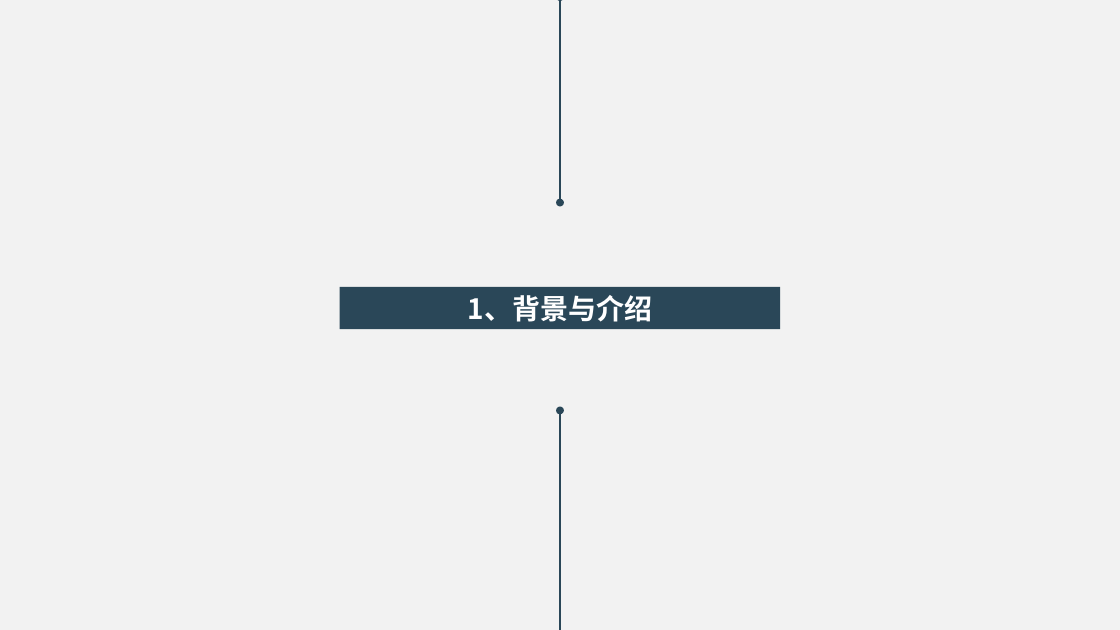
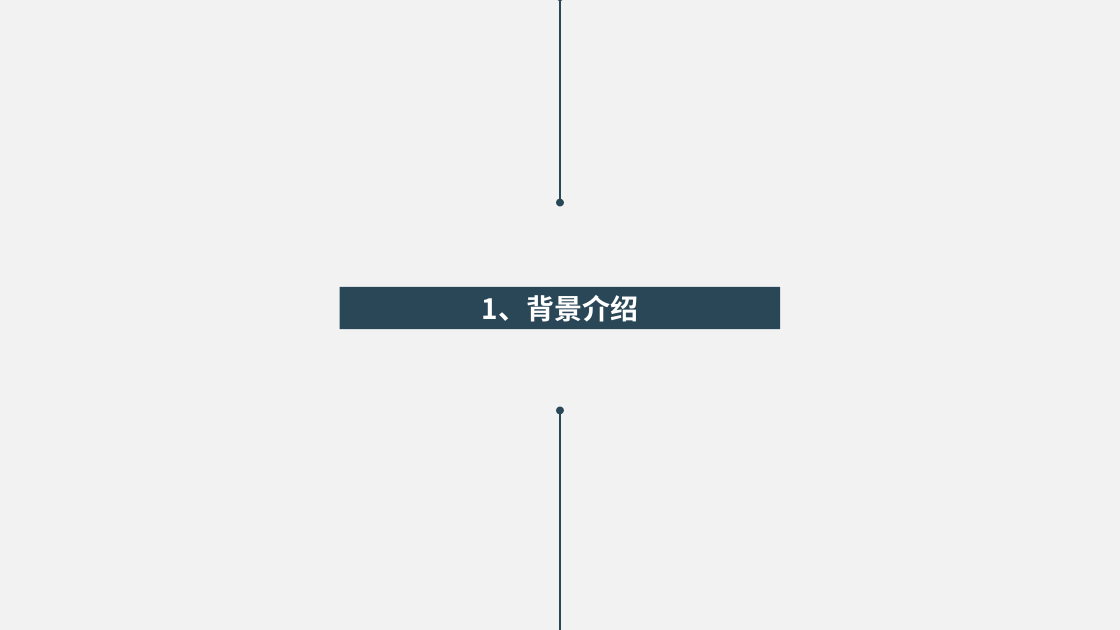
Before and after one commit to ChenZiHong-Gavin/Semantic-Equivalent-Adversarial-Data, a slide deck: slide 3 of doc/PPT/用于视觉问答的语义等效对抗性数据扩展.pptx. Drawn at 1120x630 pixels with LibreOffice and Linux fonts; fonts in the diff are those of the drawing. Boxes give left, top, right and bottom in pixels: in the first picture for what was removed or moved away, otherwise in the second. Text is boxed around its words. In the diff, an @@ line names an element or a change of style, - is before the commit and + after.

```diff
--- a/doc/PPT/用于视觉问答的语义等效对抗性数据扩展.pptx
+++ b/doc/PPT/用于视觉问答的语义等效对抗性数据扩展.pptx
@@ text in rectangle at (x1=482, y1=295, x2=639, y2=322): text changed @@
-1、背景与介绍
+1、背景介绍
```
Also in this commit, not shown: 2 other files.
